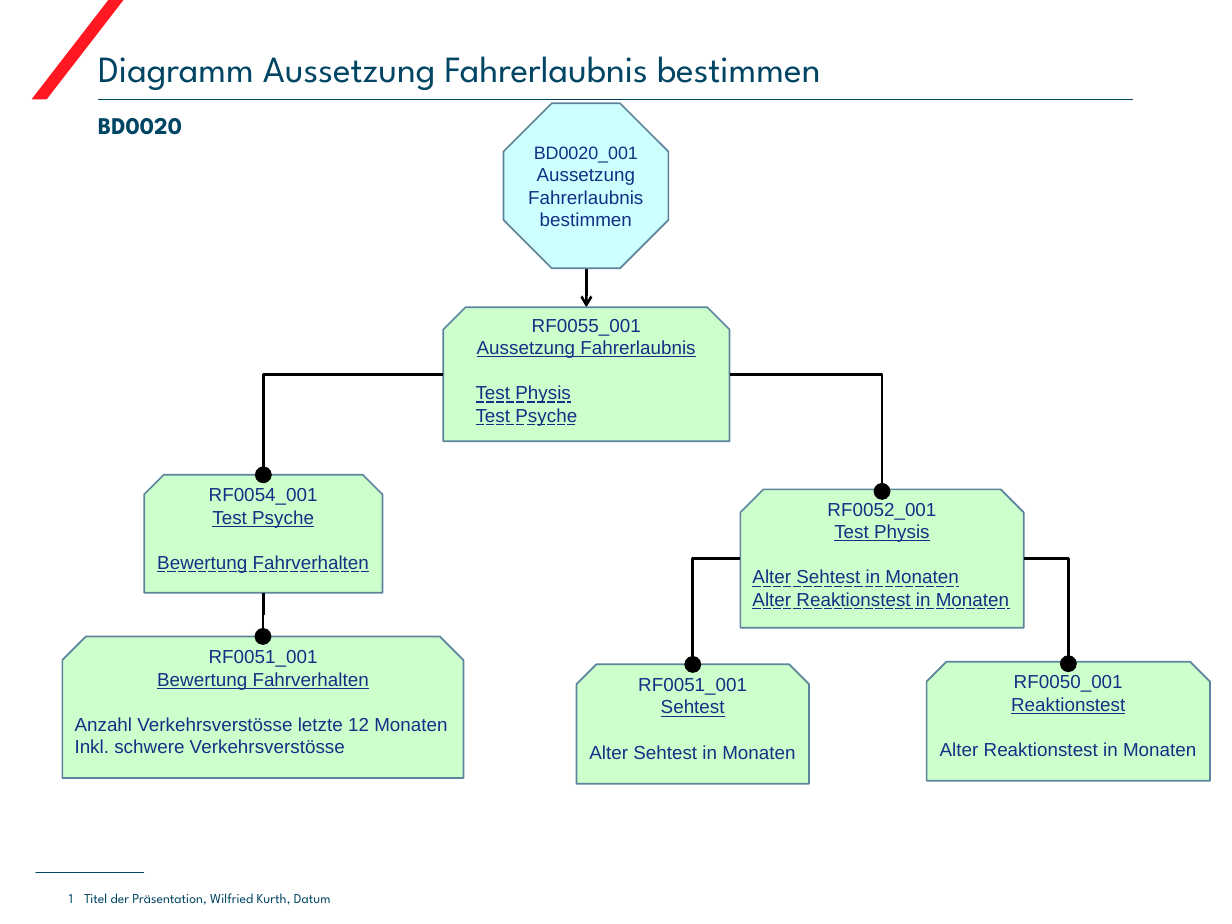
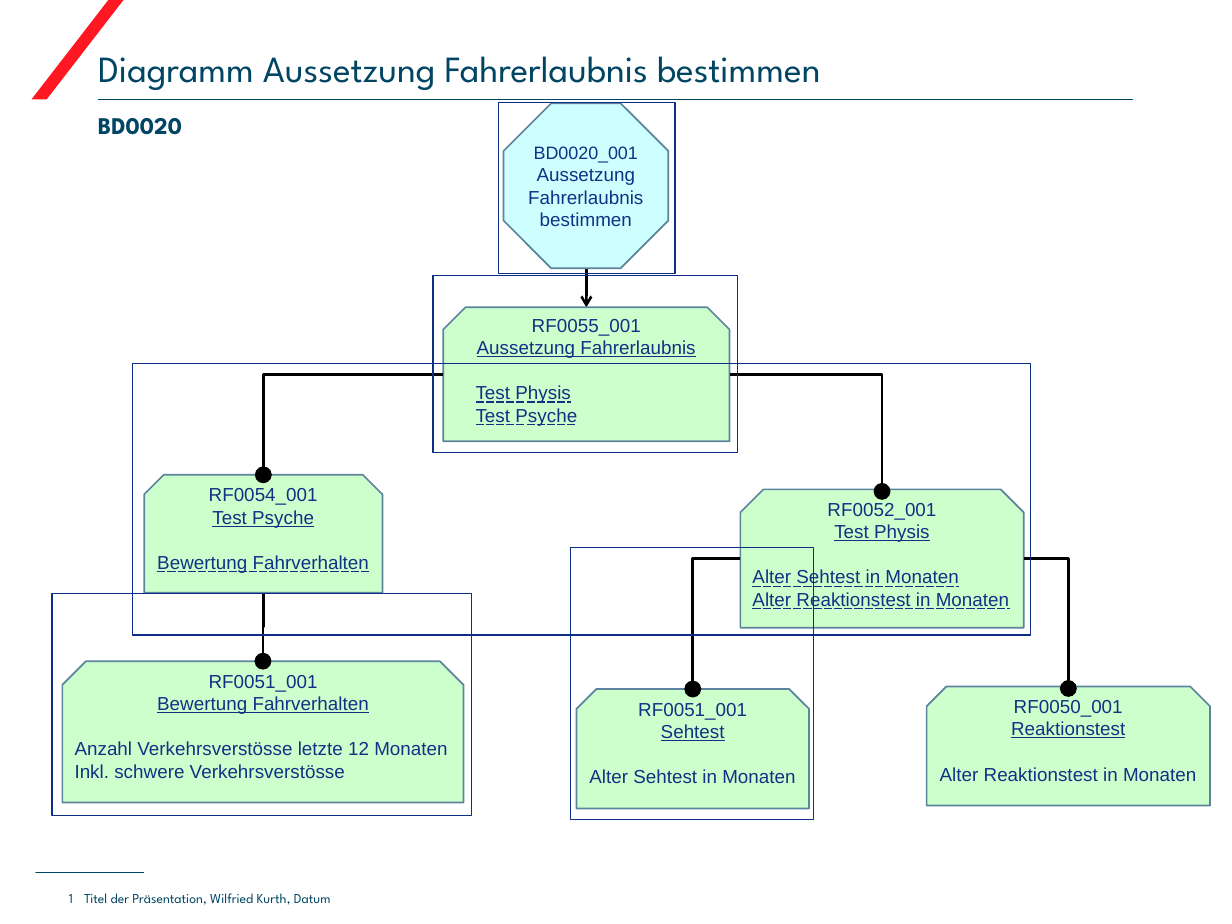
Before and after one commit to lolo8304/BusinessDecisionVerify, a slide deck: slide 1 of BD0020_001.pptx. Drawn at 1232x924 pixels with LibreOffice and Linux fonts; fonts in the diff are those of the drawing; background and template pictures are left out. Boxes give left, top, right and bottom in pixels: in the first picture for what was removed or moved away, otherwise in the second. Text is boxed around its words. In the diff, an @@ line names an element or a change of style, - is before the commit and + after.

```diff
--- a/BD0020_001.pptx
+++ b/BD0020_001.pptx
@@ rectangle added at (x1=498, y1=102, x2=675, y2=274), outline #0D2F84 0.75 pt @@
@@ octagon "BD0020_001" at (x1=504, y1=103, x2=669, y2=269): proportions changed @@
@@ rectangle added at (x1=434, y1=275, x2=738, y2=452), outline #0D2F84 0.75 pt @@
@@ rectangle added at (x1=132, y1=363, x2=1030, y2=636), outline #0D2F84 0.75 pt @@
@@ rectangle added at (x1=570, y1=547, x2=813, y2=819), outline #0D2F84 0.75 pt @@
@@ elbow arrow moved from (740, 558) - (692, 664) to (740, 558) - (692, 689) @@
@@ elbow arrow moved from (1024, 558) - (1068, 664) to (1024, 558) - (1068, 689) @@
@@ rectangle added at (x1=52, y1=593, x2=471, y2=814), outline #0D2F84 0.75 pt @@
@@ elbow arrow moved from (264, 593) - (262, 637) to (264, 593) - (262, 662) @@
@@ 3 texts, 3 snip same rects moved together from (x1=63, y1=637, x2=1210, y2=784) to (x1=63, y1=662, x2=1210, y2=808) @@
```
Also in this commit, not shown: 9 slides added, 3 other files.
